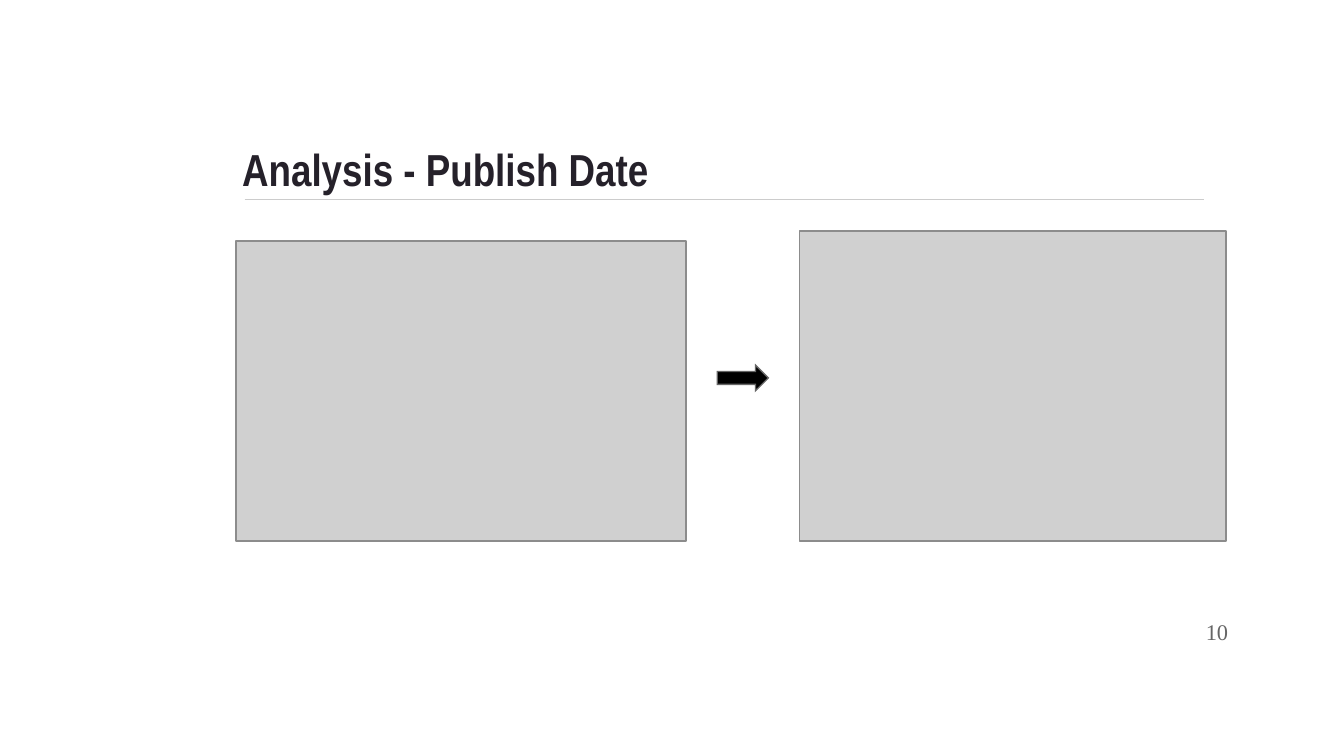
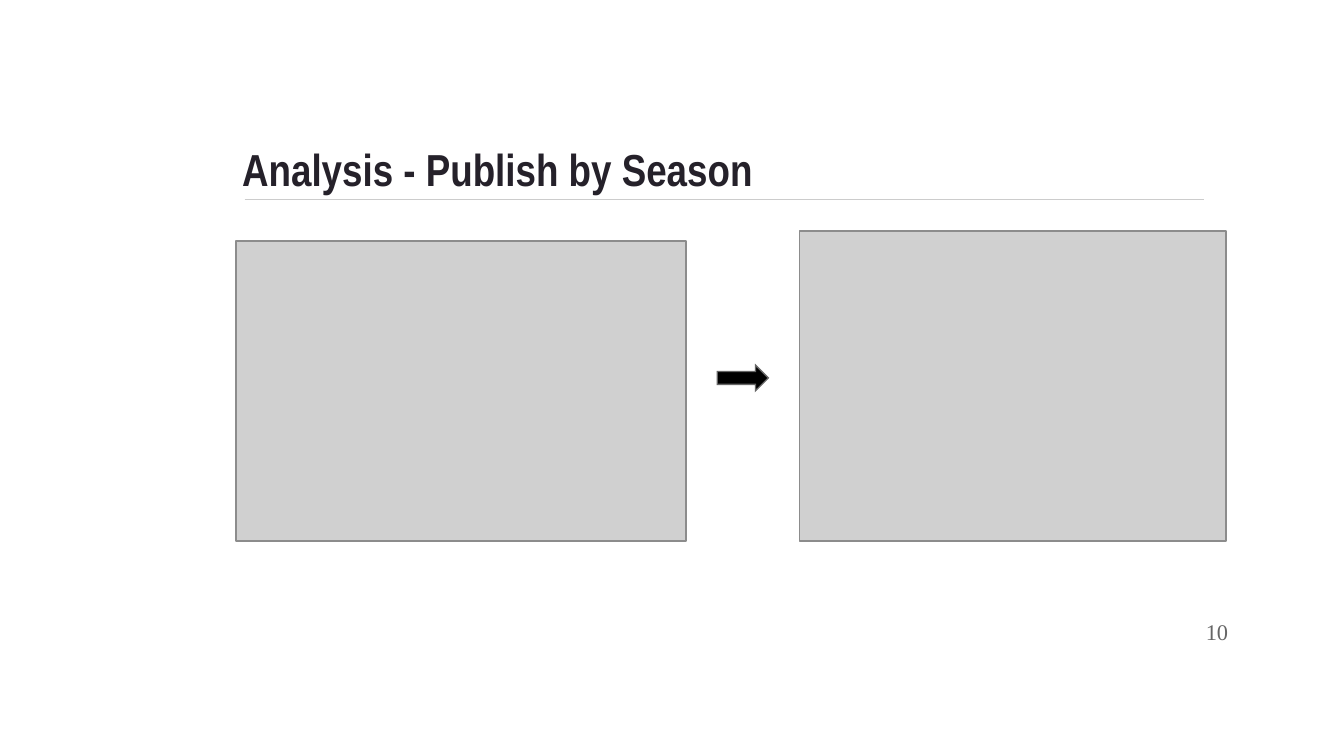
Before and after one commit to manmita7/BookBeasts, a slide deck: slide 10 of BestSellerBooks.pptx. Drawn at 1344x756 pixels with LibreOffice and Linux fonts; fonts in the diff are those of the drawing; grey boxes stand for pictures; background and template pictures are left out. Boxes give left, top, right and bottom in pixels: in the first picture for what was removed or moved away, otherwise in the second. Text is boxed around its words. In the diff, an @@ line names an element or a change of style, - is before the commit and + after.

```diff
--- a/BestSellerBooks.pptx
+++ b/BestSellerBooks.pptx
@@ title at (x1=242, y1=153, x2=753, y2=195): text changed @@
-Analysis - Publish Date
+Analysis - Publish by Season
```
Also in this commit, not shown: 8 other slides changed, 6 other files.
